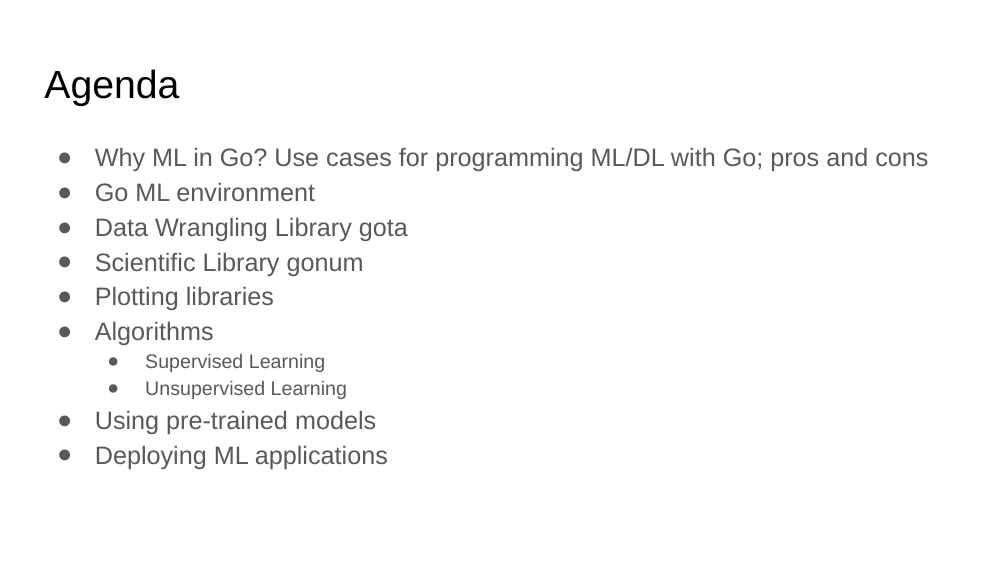
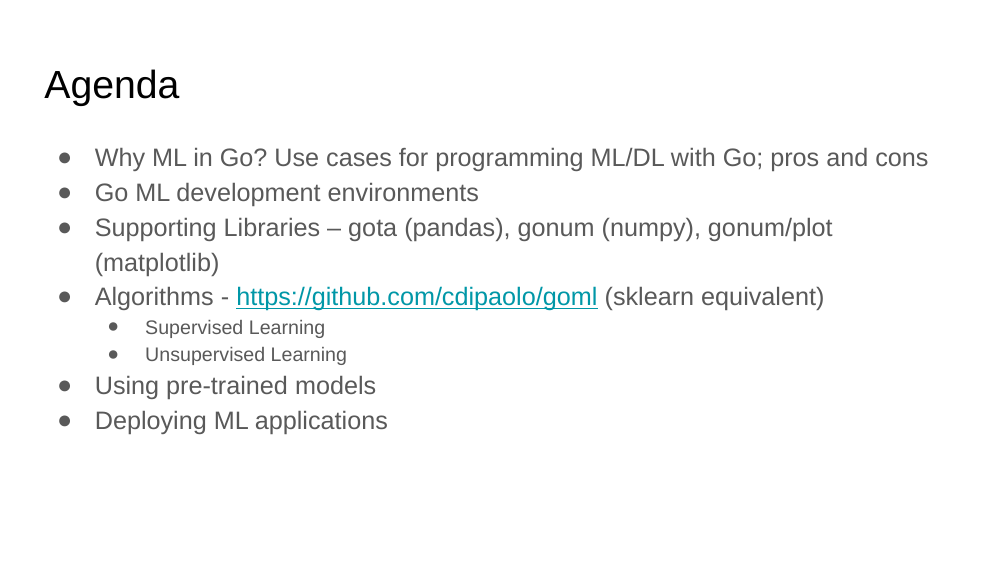
Before and after one commit to ephraimberkovitch/golang_ml, a slide deck: slide 2 of Go ML Meetup.pptx. Drawn at 1008x567 pixels with LibreOffice and Linux fonts; fonts in the diff are those of the drawing. Boxes give left, top, right and bottom in pixels: in the first picture for what was removed or moved away, otherwise in the second. Text is boxed around its words. In the diff, an @@ line names an element or a change of style, - is before the commit and + after.

```diff
--- a/Go ML Meetup.pptx
+++ b/Go ML Meetup.pptx
@@ text at (95, 182, 833, 311): text changed @@
-● Go ML environment
-● Data Wrangling Library gota
-● Scientific Library gonum
-● Plotting libraries
-● Algorithms
+● Go ML development environments
+● Supporting Libraries – gota (pandas), gonum (numpy), gonum/plot (matplotlib)
+● Algorithms - https://github.com/cdipaolo/goml (sklearn equivalent)
```
Also in this commit, not shown: 3 other slides changed, 1 slide added, 7 other files.
